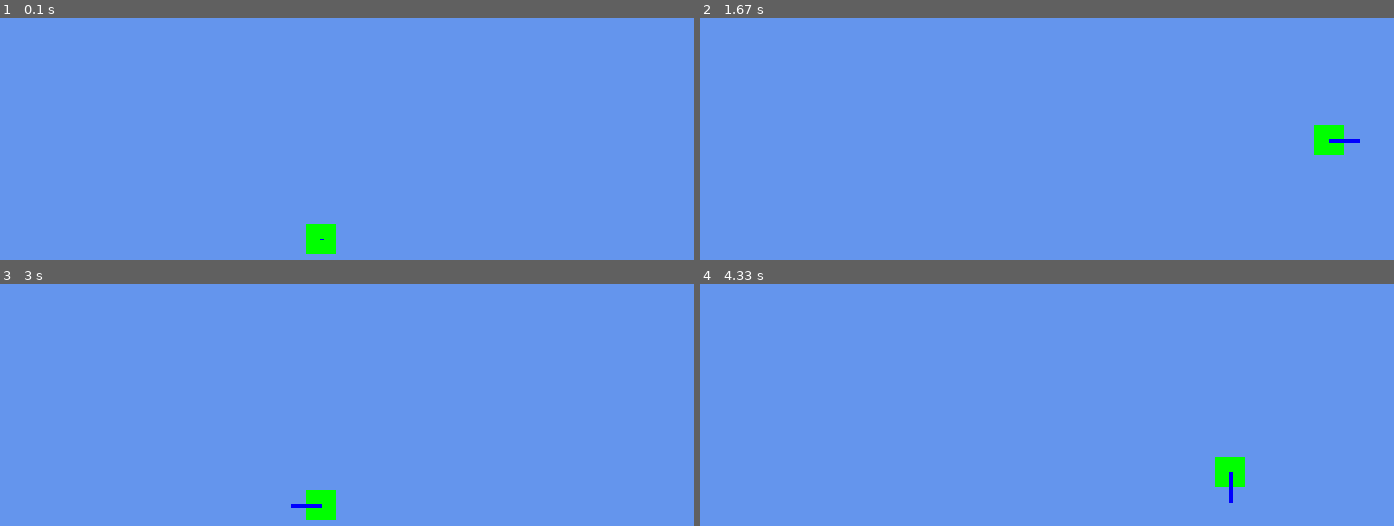
Above: before the commit, frames 1-4 (two rows, left to right).
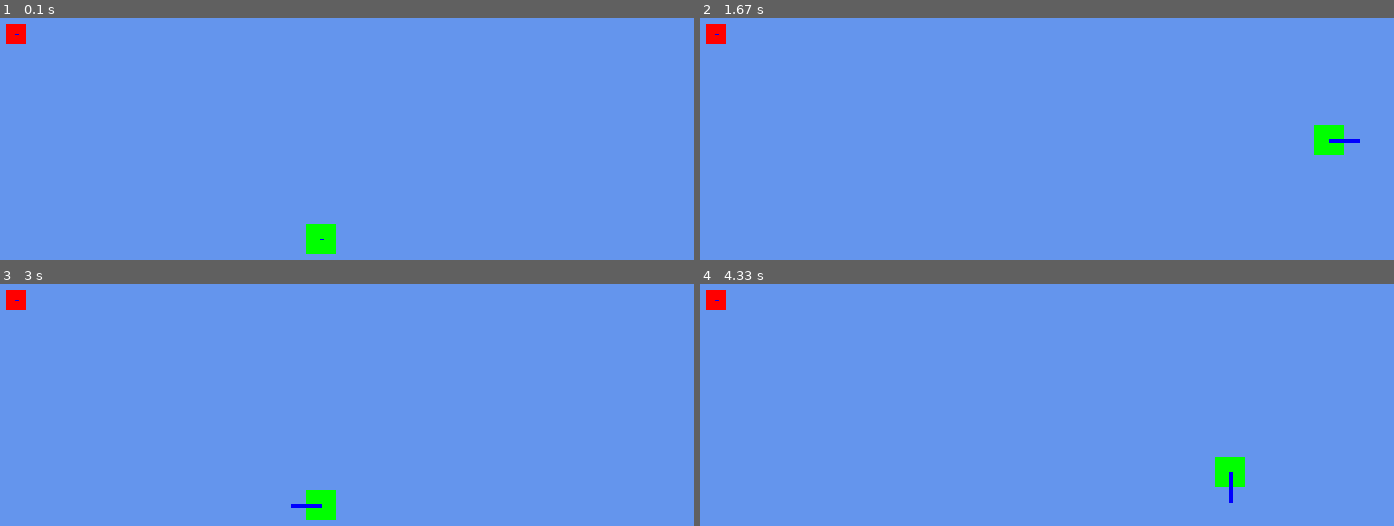
Above: after the commit, the same moments.

Repository: SamLayton97/GDD3400-PygameProject
Game: pygame game, started from IntroToPygame/IntroToPygame.py
Two runs of this game, one before a commit and one after it. Both use one fixed random seed, a clock stepped at 60 frames per second and the inputs below.
Inputs:
- Up to frame 1 (0.1 s): no input
- Up to frame 2 (1.67 s): hold D 0.33-0.8 s; hold W 0.83-1.13 s; hold D 1.17-1.63 s
- Up to frame 3 (3 s): hold A 1.67-2.2 s; hold S 2.23-2.53 s; hold A 2.57-2.97 s
- Up to frame 4 (4.33 s): hold W 3-3.37 s; hold D 3.4-4.03 s; hold S from 4.07 s (still down)

The runs differ from the first frame. In frame 1, 0.2% of the frame differs, in the area x 0-4%, y 2-11%; in frame 2, 0.2%; in frame 3, 0.2%; in frame 4, 0.2%.

Commit message:
Enemy agent responds when player enters their attack range, currently debugging *how* it responds

Diff:
--- a/IntroToPygame/Constants.py
+++ b/IntroToPygame/Constants.py
@@ -9,3 +9,8 @@
 # define player constants
 PLAYER_SIZE = 30
 PLAYER_SPEED = 5.5
+
+# define enemy constants
+ENEMY_SIZE = 20
+ENEMY_SPEED = 5
+ATTACK_RANGE = 200
--- a/IntroToPygame/Enemy.py
+++ b/IntroToPygame/Enemy.py
@@ -1,3 +1,4 @@
+import Constants
 from Vector import *
 import pygame
 from pygame.locals import *
@@ -35,18 +36,25 @@
 		print("Velocity: (" + str(self.velocity.numerator) + ", " + str(self.velocity.denominator) + ")\n")
 		print("Center: (" + str(self.objectCenter.numerator) + ", " + str(self.objectCenter.denominator) + ")\n")
 
-	# draws enemy at a given position on the screen
+	# Draws enemy and its velocity at a given position on the screen
 	def draw(self, screen):
 		# draw self
 		pygame.draw.rect(screen, pygame.Color(255, 0, 0, 255), pygame.Rect(self.position.numerator, self.position.denominator, self.size, self.size), 0)
 
 		# for debugging: draw line pointing in direction of enemy's velocity
-		drawVector = self.velocity.normalize()
-		drawVector = drawVector.scale(30)
-		pygame.draw.line(screen, pygame.Color(0, 255, 0, 255), (self.position.numerator + (self.size / 2), self.position.denominator + (self.size / 2)),
-				   (self.position.numerator + (self.size / 2) + drawVector.numerator, self.position.denominator + (self.size / 2) + drawVector.denominator), 4)
+		drawVector = self.velocity.scale(self.size)
+		pygame.draw.line(screen, pygame.Color(0, 0, 255, 255), (self.objectCenter.numerator, self.objectCenter.denominator),
+				    (self.objectCenter.numerator + drawVector.numerator, self.objectCenter.denominator + drawVector.denominator), 4)
 
-	# updates enemy's position based on its normalized velocity
-	def update(self):
-		normVel = self.velocity.normalize()
-		self.position += normVel
+	# Updates enemy's position, following target object if within attack range
+	def update(self, target):
+		# calculate direction and distance to target
+		directionToTarget = target.position - self.position
+		distToTarget = directionToTarget.length()
+
+		# if target is within attack range, follow it
+		if distToTarget < Constants.ATTACK_RANGE:
+			# apply normalized movement vector, scaled to  speed, to current position
+			self.velocity = directionToTarget.normalize()
+			self.position += self.velocity.scale(self.speed)
+			self.objectCenter += self.velocity.scale(self.speed)
--- a/IntroToPygame/IntroToPygame.py
+++ b/IntroToPygame/IntroToPygame.py
@@ -24,28 +24,26 @@
 			pygame.quit()
 			quit()
 
-# spawn and initialize player on center-screen
+# spawn player and enemy
 myPlayer = Player(Vector(Constants.WORLD_WIDTH / 2, Constants.WORLD_HEIGHT / 2), Constants.PLAYER_SIZE, Constants.PLAYER_SPEED)
-
-# spawn and initialize a new enemy
-#newEnemy = Enemy(Vector(288, 288), Vector(1, 1), 30)
+newEnemy = Enemy(Vector(100, 100), Constants.ENEMY_SIZE, Constants.ENEMY_SPEED)
 
 # game loop
 while True:
-    # respond to in-game events
-    EventHandler()
+	# respond to in-game events
+	EventHandler()
 
-    # lock framerate
-    framerate.tick(Constants.FRAME_RATE)
+	# lock framerate
+	framerate.tick(Constants.FRAME_RATE)
 
-    # update and draw player
-    myPlayer.update()
-    myPlayer.draw(screen)
+	# update and draw player
+	myPlayer.update()
+	myPlayer.draw(screen)
 
-    # update position of and draw enemy square
-	#newEnemy.update()
-	#newEnemy.draw(screen)
+	# update and draw enemy
+	newEnemy.update(myPlayer)
+	newEnemy.draw(screen)
 
-    # update display and erase residue of current frame before drawing next
-    pygame.display.update()
-    screen.fill(Constants.BACKGROUND_COLOR)
+	# update display and erase residue of current frame before drawing next
+	pygame.display.update()
+	screen.fill(Constants.BACKGROUND_COLOR)
--- a/IntroToPygame/Player.py
+++ b/IntroToPygame/Player.py
@@ -42,7 +42,7 @@
         pygame.draw.rect(screen, pygame.Color(0, 255, 0, 255), pygame.Rect(self.position.numerator, self.position.denominator, self.size, self.size), 0)
 
         # for debugging, draw line representing player's velocity
-        drawVector = self.velocity.scale(self.size * 1)
+        drawVector = self.velocity.scale(self.size)
         pygame.draw.line(screen, pygame.Color(0, 0, 255, 255), (self.objectCenter.numerator, self.objectCenter.denominator),
 				    (self.objectCenter.numerator + drawVector.numerator, self.objectCenter.denominator + drawVector.denominator), 4)
 
--- a/IntroToPygame/Vector.py
+++ b/IntroToPygame/Vector.py
@@ -23,7 +23,7 @@
 		return Vector(deltaX, deltaY)
 
 	# subtracts other vector from this vector
-	def __subtract__(self, other):
+	def __sub__(self, other):
 		deltaX = self.numerator - other.numerator
 		deltaY = self.denominator - other.numerator
 		return Vector(deltaX, deltaY)
